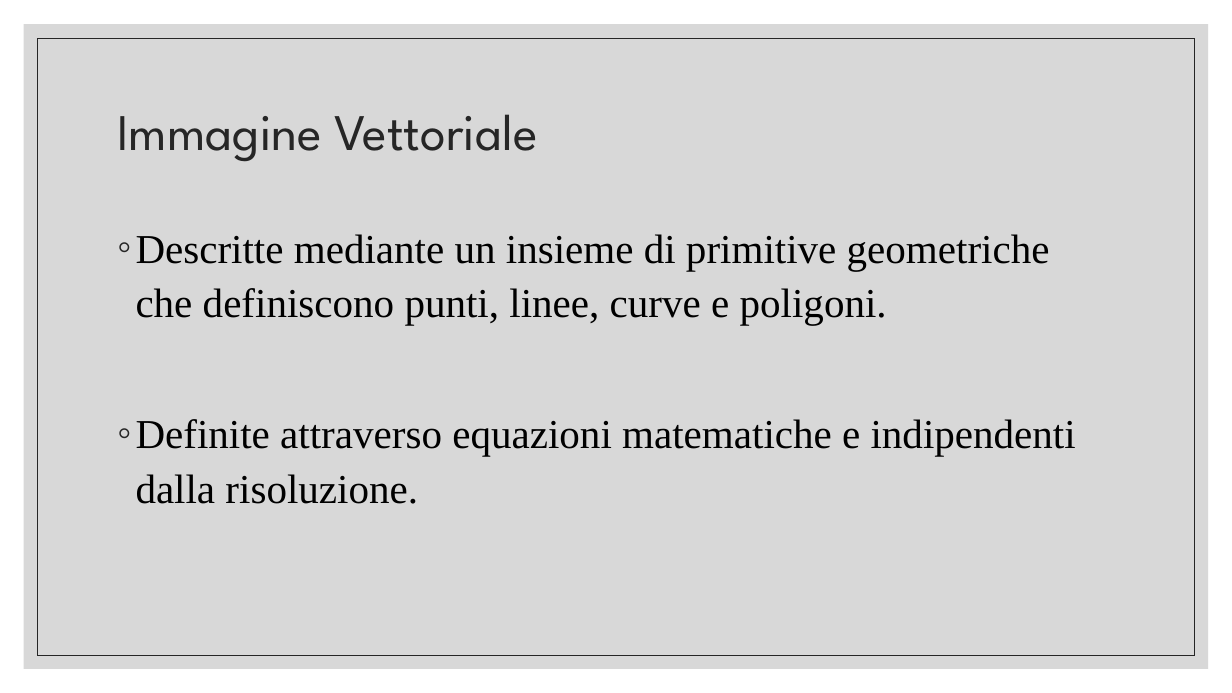
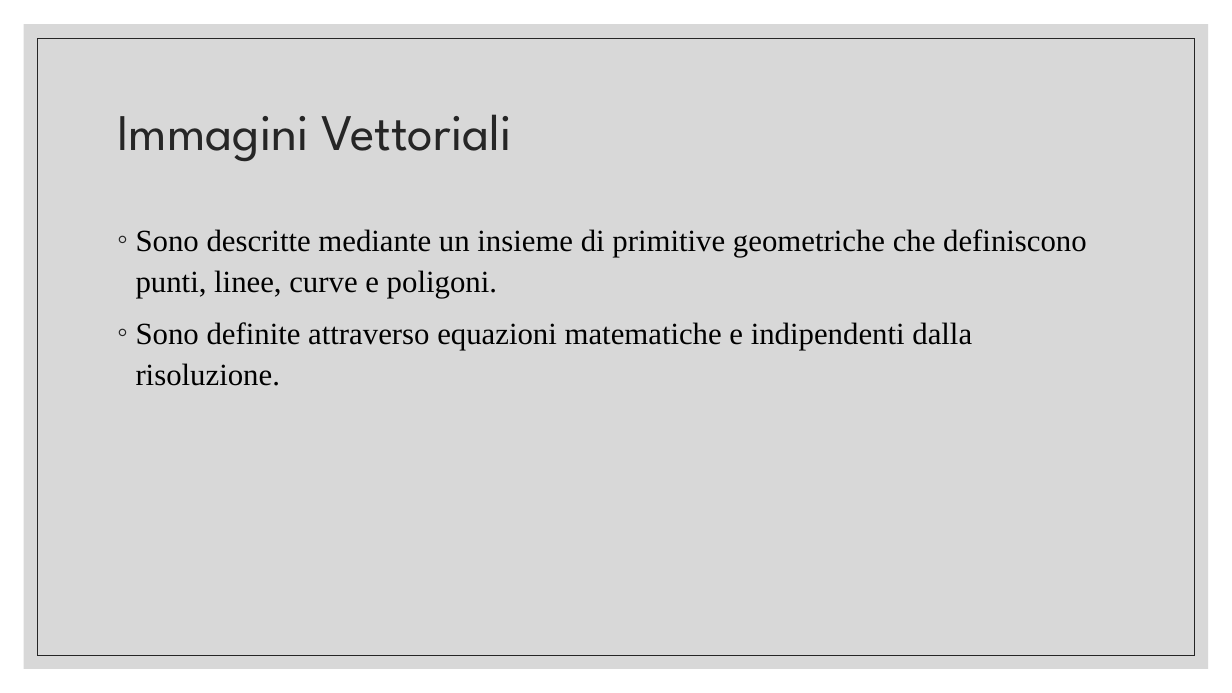
Before and after one commit to tizianotaglienti/Colleghi-Ristretti, a slide deck: slide 9 of Vector asset studio.pptx. Drawn at 1232x693 pixels with LibreOffice and Linux fonts; fonts in the diff are those of the drawing. Boxes give left, top, right and bottom in pixels: in the first picture for what was removed or moved away, otherwise in the second. Text is boxed around its words. In the diff, an @@ line names an element or a change of style, - is before the commit and + after.

```diff
--- a/Vector asset studio.pptx
+++ b/Vector asset studio.pptx
@@ title at [117, 114, 512, 162]: text changed @@
-Immagine Vettoriale
+Immagini Vettoriali
@@ text at [136, 229, 1087, 386]: text changed; size 32 to 24 pt @@
-◦ Descritte mediante un insieme di primitive geometriche che definiscono punti, linee, curve e poligoni.
-◦ Definite attraverso equazioni matematiche e indipendenti dalla risoluzione.
+◦ Sono descritte mediante un insieme di primitive geometriche che definiscono punti, linee, curve e poligoni.
+◦ Sono definite attraverso equazioni matematiche e indipendenti dalla risoluzione.
```
Also in this commit, not shown: 34 other slides changed, 1 slide added, 1 slide removed.
